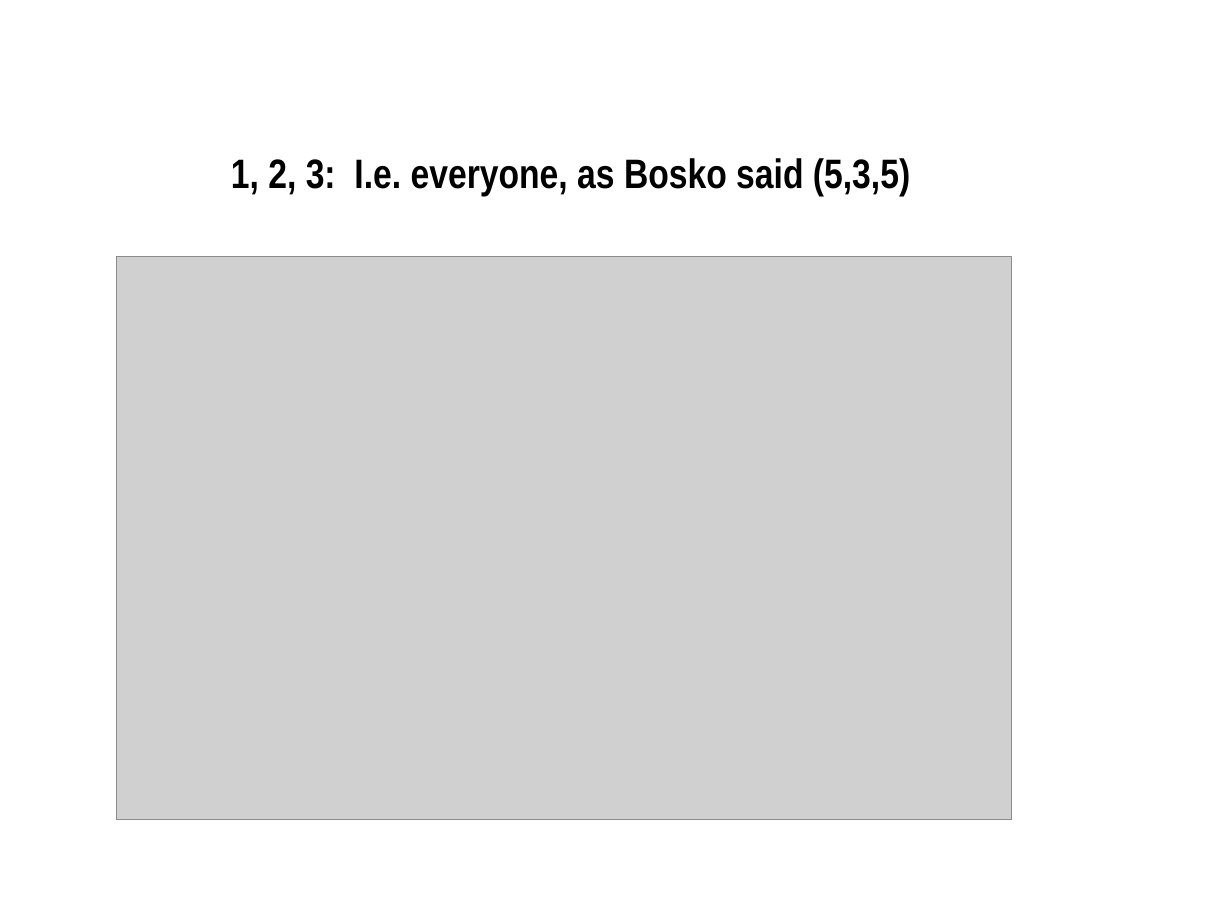
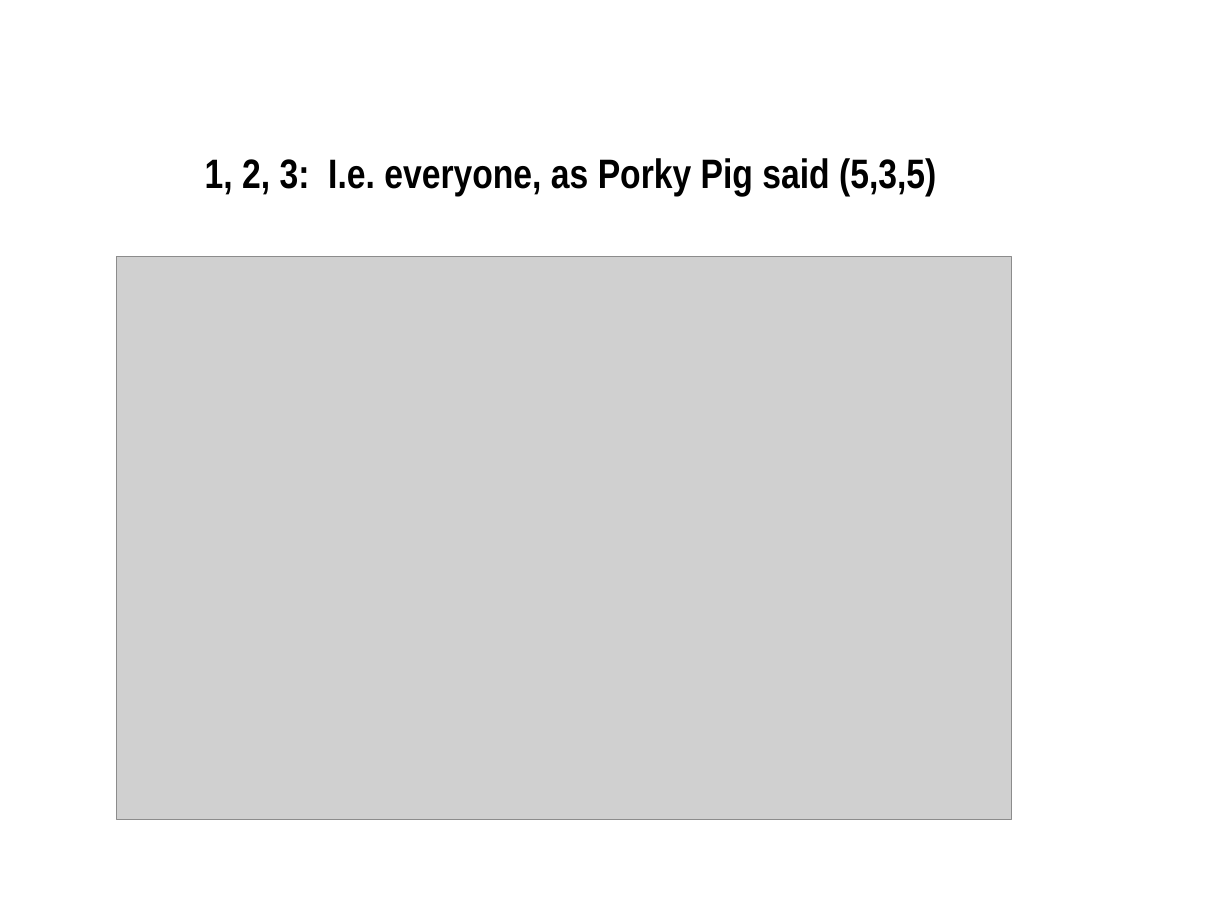
Before and after one commit to martindholmes/cryptic, a slide deck: slide 41 of presentations/tei2017.odp (slide 24 before the commit). Drawn at 1232x924 pixels with LibreOffice and Linux fonts; fonts in the diff are those of the drawing; grey boxes stand for pictures; background and template pictures are left out. Boxes give left, top, right and bottom in pixels: in the first picture for what was removed or moved away, otherwise in the second. Text is boxed around its words. In the diff, an @@ line names an element or a change of style, - is before the commit and + after.

```diff
--- a/presentations/tei2017.odp
+++ b/presentations/tei2017.odp
@@ title at (205, 158, 936, 196): text changed @@
-1, 2, 3: I.e. everyone, as Bosko said (5,3,5)
+1, 2, 3: I.e. everyone, as Porky Pig said (5,3,5)
```
Also in this commit, not shown: 3 other slides changed, 17 slides added, 1 other file.
